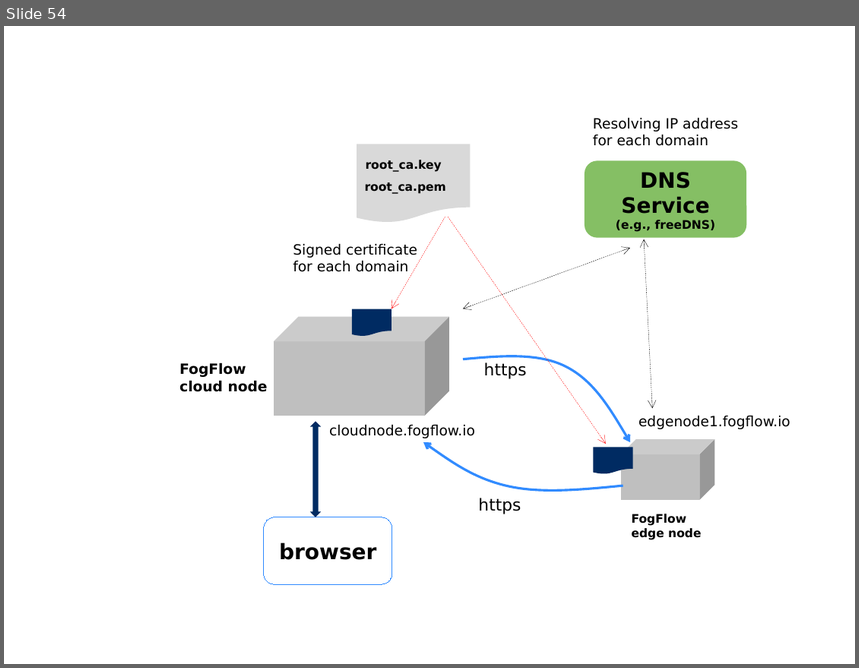
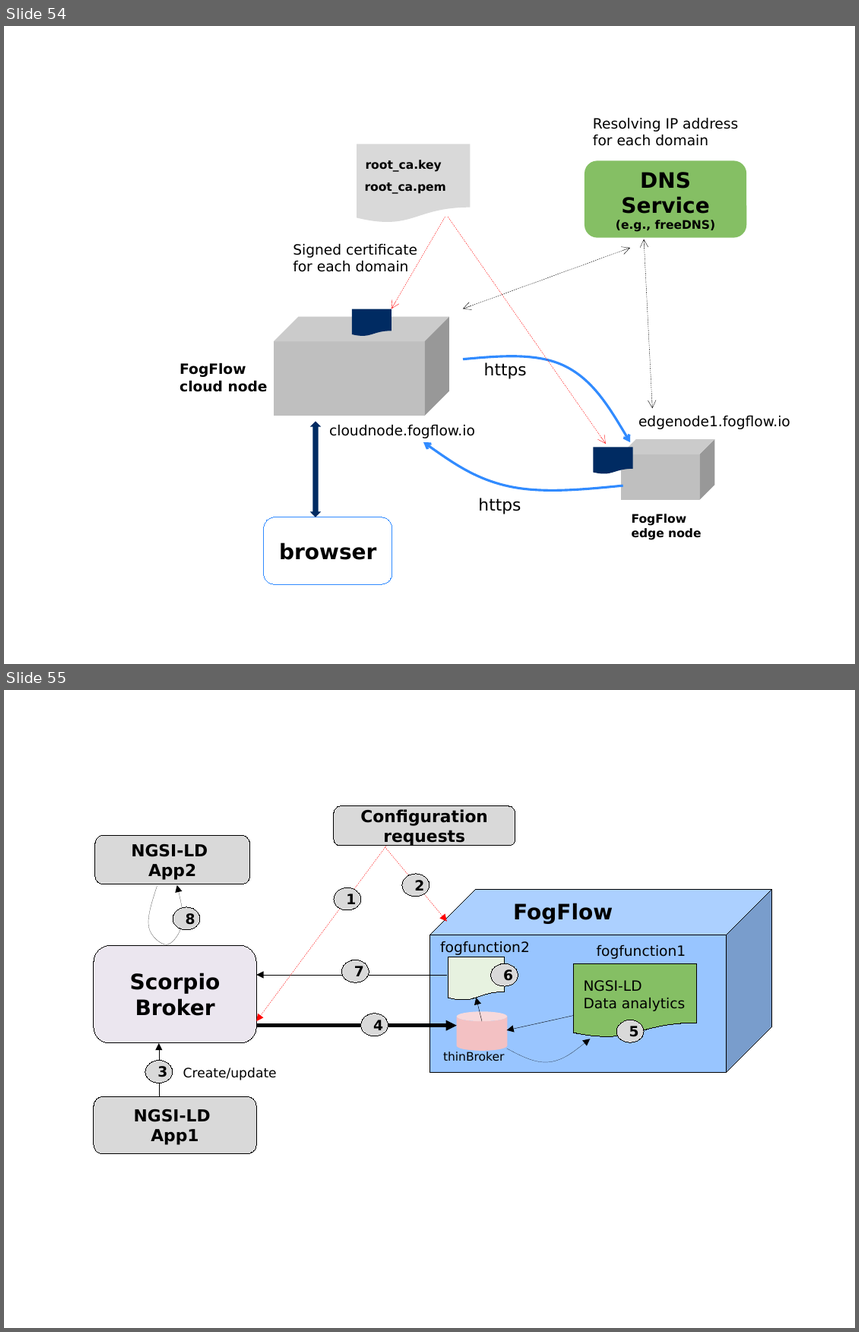
Before and after one commit to smartfog/fogflow, a slide deck: doc/en/source/figures/figures.pptx. Shown one above the other, each under a label of ours: slide 54 before the commit, slides 54 and 55 after it. The pictures are 859x668 and 859x1332 pixels, drawn with LibreOffice and Linux fonts; fonts in the diff are those of the drawing. Boxes give left, top, right and bottom in pixels: in the first picture for what was removed or moved away, otherwise in the second. Text is boxed around its words. In the diff, an @@ line names an element or a change of style, - is before the commit and + after.

Commit message:
structure the tutorial on the integration between FogFlow and NGSI-LD broker, such as Scorpio

```diff
--- a/doc/en/source/figures/figures.pptx
+++ b/doc/en/source/figures/figures.pptx
@@ slide 55 added at box(4, 690, 855, 1328), background #FFFFFF @@
@@ rounded rectangle added at box(333, 806, 515, 846), fill #D9D9D9, outline #000000 0.75 pt, 14 pt, text #000000, bold @@
+Configuration
+requests
@@ rounded rectangle added at box(95, 836, 250, 884), fill #D9D9D9, outline #000000 0.75 pt, 14 pt, text #000000, bold @@
+NGSI-LD
+App2
@@ arrow added from (386, 846) to (257, 1021), #FF0000 0.25 pt dashed @@
@@ arrow added from (385, 847) to (446, 922), #FF0000 0.25 pt dashed @@
@@ freeform shape added at box(148, 885, 183, 945), outline #000000 0.75 pt @@
@@ ellipse added at box(333, 888, 360, 910), fill #D9D9D9, outline #000000 0.75 pt, 12 pt, text #000000, bold @@
+1
@@ ellipse added at box(402, 874, 430, 897), fill #D9D9D9, outline #000000 0.75 pt, 12 pt, text #000000, bold @@
+2
@@ cube added at box(430, 890, 772, 1073), fill #98C5FF, outline #000000 0.75 pt @@
@@ ellipse added at box(173, 907, 200, 930), fill #D9D9D9, outline #000000 0.75 pt, 12 pt, text #000000, bold @@
+8
@@ text added at box(513, 903, 613, 924), 18 pt, text #000000, bold @@
+FogFlow
@@ rounded rectangle added at box(94, 945, 256, 1043), fill #EBE6EF, outline #000000 0.75 pt, 18 pt, text #000000, bold @@
+Scorpio Broker
@@ ellipse added at box(342, 960, 369, 983), fill #D9D9D9, outline #000000 0.75 pt, 12 pt, text #000000, bold @@
+7
@@ text added at box(440, 941, 530, 955), 12 pt, text #000000 @@
+fogfunction2
@@ flow chart document added at box(449, 958, 505, 1001), fill #E7F2E0, outline #000000 0.75 pt @@
@@ text added at box(597, 945, 686, 959), 12 pt, text #000000 @@
+fogfunction1
@@ arrow added from (446, 975) to (257, 975), #000000 0.25 pt @@
@@ ellipse added at box(491, 964, 518, 987), fill #D9D9D9, outline #000000 0.75 pt, 12 pt, text #000000, bold @@
+6
@@ flow chart document added at box(573, 964, 697, 1038), fill #85BF64, outline #000000 0.75 pt @@
@@ text added at box(584, 980, 685, 1011), 12 pt, text #000000 @@
+NGSI-LD
+Data analytics
@@ arrow added from (482, 1022) to (477, 998), #000000 0.25 pt @@
@@ arrow added from (257, 1025) to (457, 1025), #000000 3 pt @@
@@ ellipse added at box(360, 1014, 388, 1037), fill #D9D9D9, outline #000000 0.75 pt, 12 pt, text #000000, bold @@
+4
@@ cylinder added at box(457, 1011, 507, 1051), fill #F3C1C3 @@
@@ arrow added from (573, 1016) to (507, 1030), #000000 0.25 pt @@
@@ ellipse added at box(617, 1021, 644, 1043), fill #D9D9D9, outline #000000 0.75 pt, 12 pt, text #000000, bold @@
+5
@@ arrow added from (159, 1097) to (159, 1043), #000000 0.25 pt @@
@@ text added at box(443, 1052, 504, 1062), 10 pt, text #000000 @@
+thinBroker
@@ freeform shape added at box(507, 1039, 591, 1063), outline #000000 0.75 pt @@
@@ ellipse added at box(145, 1060, 173, 1083), fill #D9D9D9, outline #000000 0.75 pt, 12 pt, text #000000, bold @@
+3
@@ text added at box(183, 1068, 277, 1081), 11 pt, text #000000 @@
+Create/update
@@ rounded rectangle added at box(94, 1097, 256, 1154), fill #D9D9D9, outline #000000 0.75 pt, 14 pt, text #000000, bold @@
+NGSI-LD
+App1
```
Also in this commit, not shown: 3 other files.
